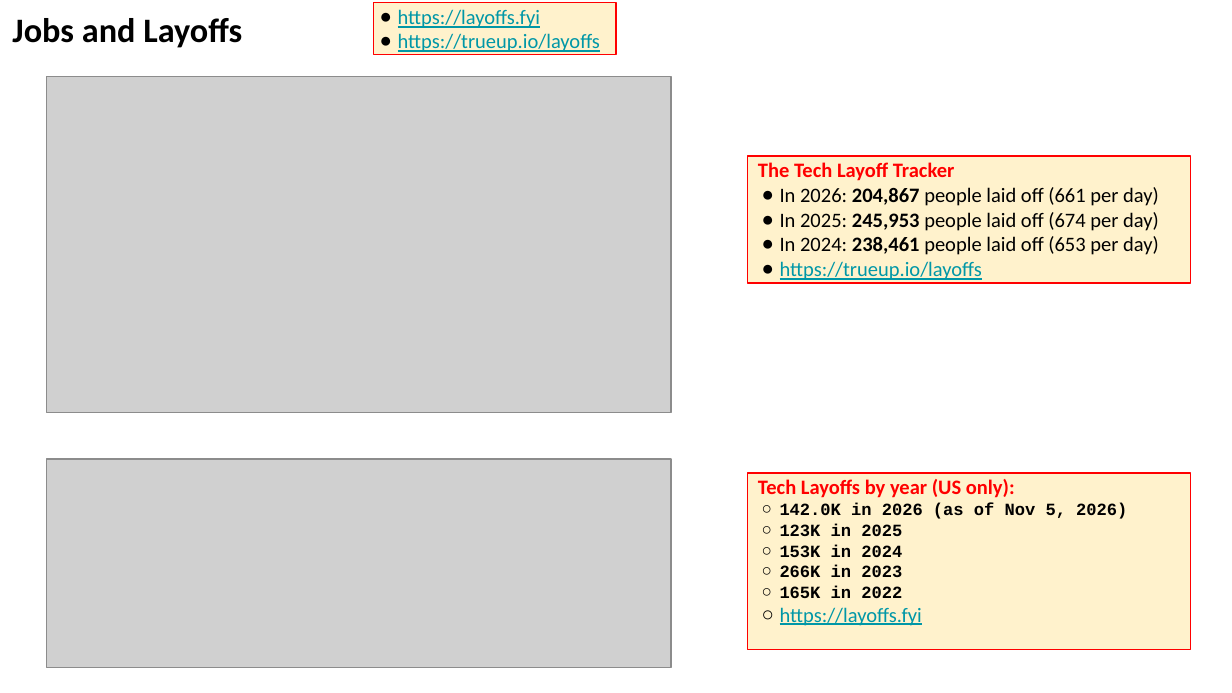
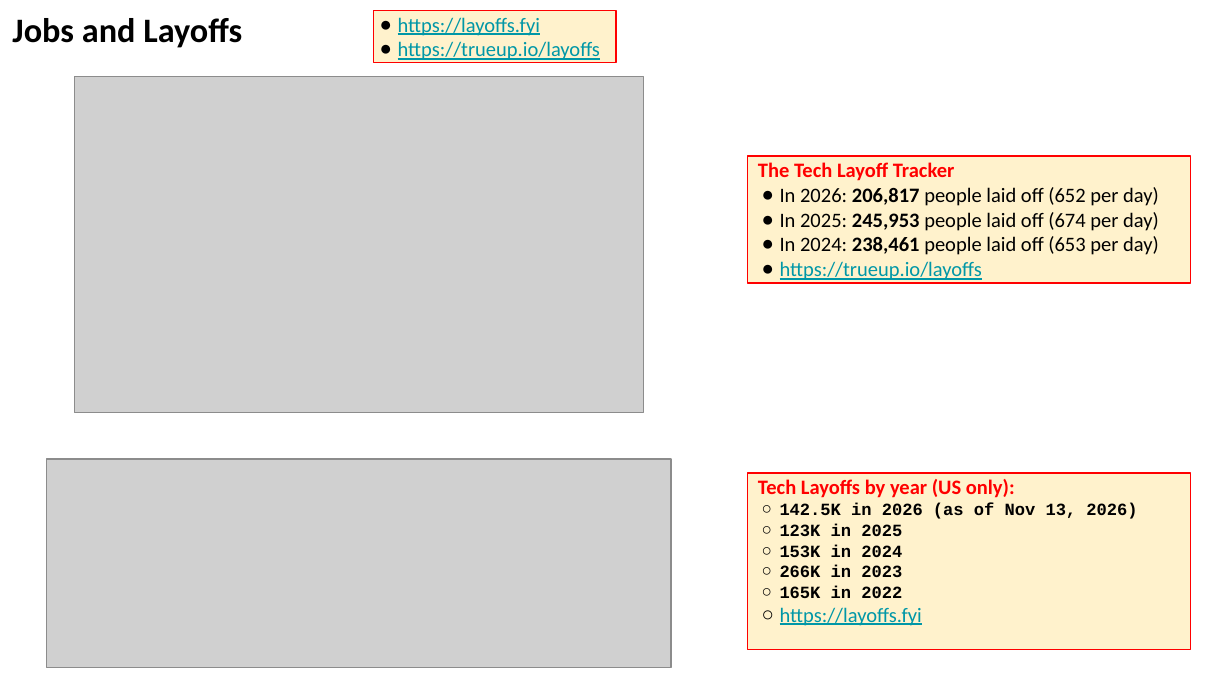
Before and after one commit to lselector/seminar, a slide deck: slide 27 of 2026/2026-11-13-AI-News.pptx (slide 26 before the commit). Drawn at 1232x693 pixels with LibreOffice and Linux fonts; fonts in the diff are those of the drawing; grey boxes stand for pictures. Boxes give left, top, right and bottom in pixels: in the first picture for what was removed or moved away, otherwise in the second. Text is boxed around its words. In the diff, an @@ line names an element or a change of style, - is before the commit and + after.

```diff
--- a/2026/2026-11-13-AI-News.pptx
+++ b/2026/2026-11-13-AI-News.pptx
@@ rectangle "https://layoffs.fyi": place and size @@
-rectangle "https://layoffs.fyi" at [373,2,616,54]
+rectangle "https://layoffs.fyi" at [373,11,616,63]
@@ picture: place and size @@
-picture at [47,76,671,413]
+picture at [74,76,643,413]
@@ text in rectangle at [780,187,1159,206]: text changed @@
-● In 2026: 204,867 people laid off (661 per day)
+● In 2026: 206,817 people laid off (652 per day)
@@ text in rectangle at [780,503,1137,519]: text changed @@
-  ○ 142.0K in 2026 (as of Nov 5, 2026)
+  ○ 142.5K in 2026 (as of Nov 13, 2026)
```
Also in this commit, not shown: 4 other slides changed, 1 slide added.
